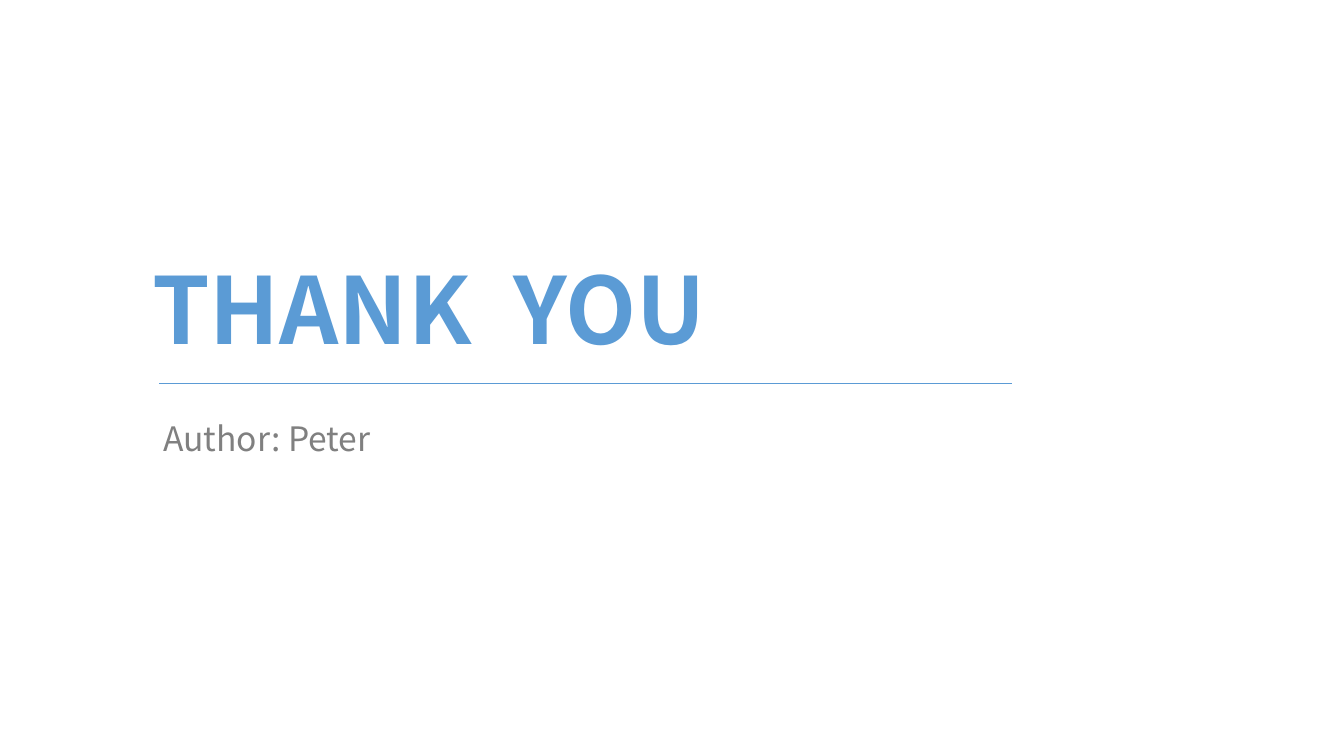
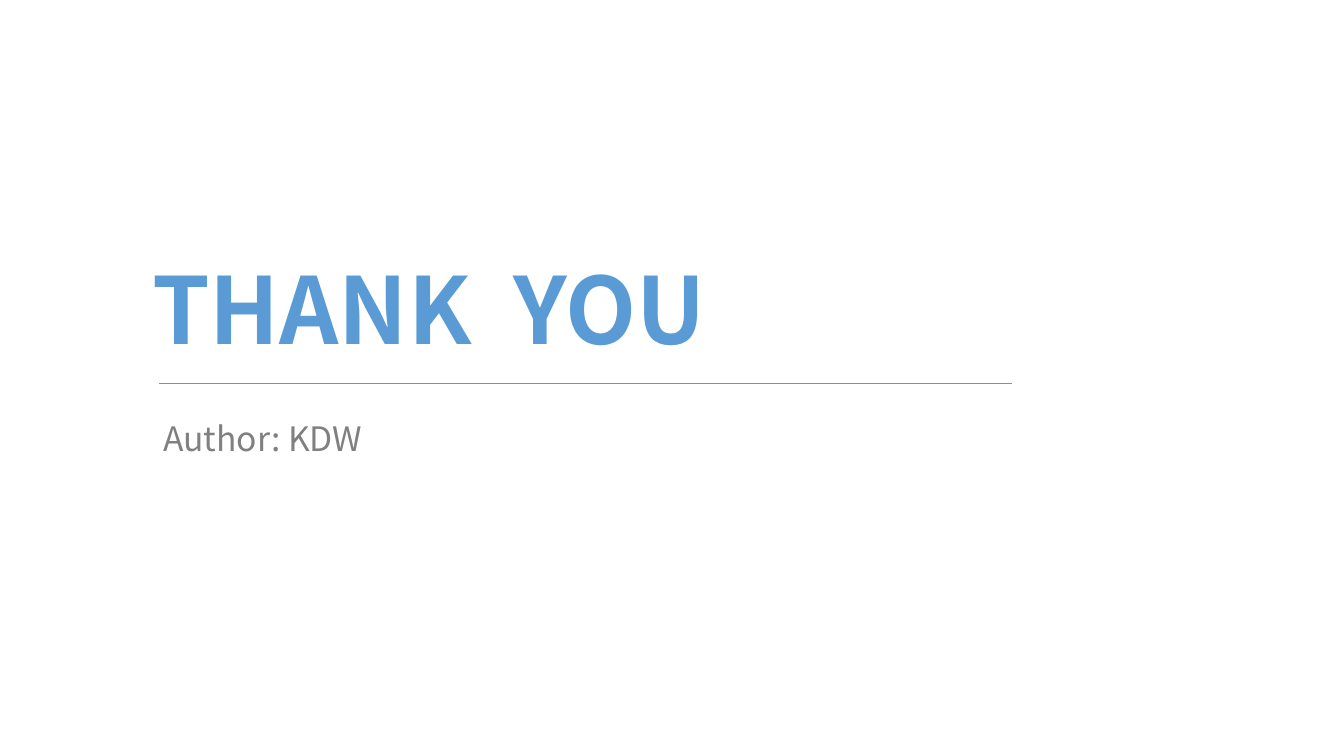
Before and after one commit to FireInIceCode/computer-science, a slide deck: slide 13 of 第一节/index.pptx. Drawn at 1344x756 pixels with LibreOffice and Linux fonts; fonts in the diff are those of the drawing; background and template pictures are left out. Boxes give left, top, right and bottom in pixels: in the first picture for what was removed or moved away, otherwise in the second. Text is boxed around its words. In the diff, an @@ line names an element or a change of style, - is before the commit and + after.

```diff
--- a/第一节/index.pptx
+++ b/第一节/index.pptx
@@ text at (163, 424, 362, 452): text changed @@
-Author: Peter
+Author: KDW
```
Also in this commit, not shown: 7 other slides changed, 1 other file.
